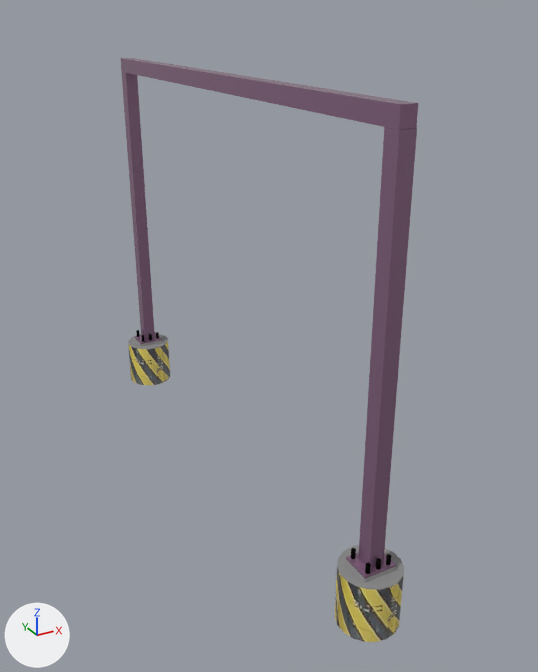
An edit to the Blender file blender/loww-vds-gantry.blend, drawn before and after from the same camera.
Rendered twice from a 50 mm lens placed at (-4.16, -8.72, 6.41), pointed at (0.33, -0.56, 2.33). Every picture has the same lights, and +X, +Y and +Z are marked at lower left.

In view in the first picture: 'foot', 'foot.001', 'mast', 'mast.001', 'mast.002'.
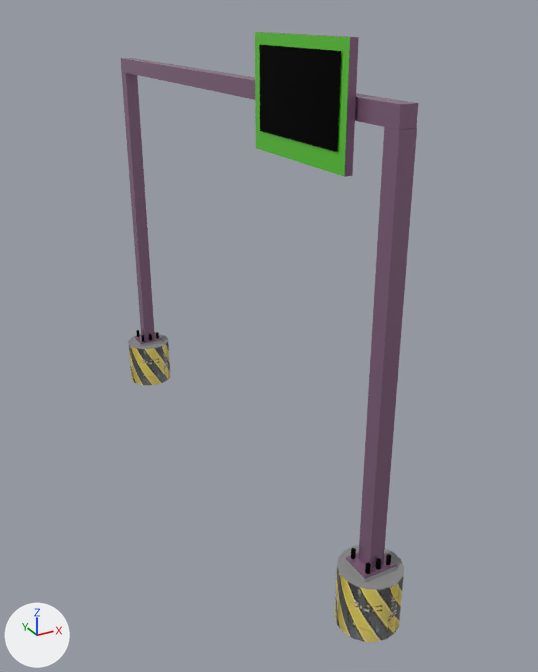
Boxes (x1, y1, x2, y2) around the edits, measured in the pictures (538 x 672 px):
'Cube', added: after (255, 32, 359, 177)
    faces in mat_rubber (black #000000): (259, 45, 341, 152)
    faces in mat_yellow (green #6ae73b): (255, 32, 350, 176)
    faces in mat_metal1 (purple #967190): (262, 32, 359, 177)
'mast.002', deleted (purple): before (121, 58, 418, 130)
'foot.001', deleted: before (128, 342, 170, 385)
part 1 of me_cylinder, added (purple): after (121, 58, 418, 130)
'mast.001', unchanged, covered by the edit: before (122, 72, 168, 349)

Diff of the bpy script that builds the scene:
```diff
--- a/blender/loww-vds-gantry.blend.py
+++ b/blender/loww-vds-gantry.blend.py
@@ mat_yellow @@
+mat_yellow = principled_material('yellow')
+mat_yellow.base_color = (0.143, 0.8, 0.044)  # green #6ae73b
+mat_yellow.metallic = 0.411
+mat_yellow.roughness = 0.0719
+mat_yellow.specular_ior_level = 0.884
@@ me_cylinder @@
 # used by ob_mast; location = (0.0, -3.5, 0.37); scale = (0.371, 0.371, 0.371)
-me_cylinder.from_pydata(...)  # 39 vertices, 20 faces; spans x -0.98..0.98, y -1.0..1.0, z 1.0..13.75
+me_cylinder.from_pydata(...)  # 374 vertices, 202 faces; spans x -0.98..0.98, y -1.0..19.88, z 1.0..14.31
+# me_cylinder part 1: a new loose piece, a box spanning x -0.25..0.26, y -0.24..19.16, z 13.76..14.31, in mat_metal1 (purple #967190)
+# me_cylinder part 2: the surface is now shaded smooth
 me_cylinder.materials.append(mat_concrete)
 me_cylinder.materials.append(mat_metal1)
+me_cylinder.materials.append(mat_rubber)  # black #000000
@@ me_cube @@
+me_cube.from_pydata([(-1.0, -1.0, -1.0), (-1.0, -1.0, 1.0), (-1.0, 1.0, -1.0), (-1.0, 1.0, 1.0), (1.0, -1.0, -1.0), (1.0, -1.0, 1.0), (1.0, 1.0, -1.0), (1.0, 1.0, 1.0), (-1.25, -0.87, 0.8), (-1.25, -0.87, -0.66), (-1.25, 0.86, 0.8), (-1.25, 0.86, -0.66)], [], [(0, 1, 3, 2), (2, 3, 7, 6), (6, 7, 5, 4), (4, 5, 1, 0), (2, 6, 4, 0), (7, 3, 1, 5), (8, 10, 11, 9)])
+for i in [0]: me_cube.polygons[i].material_index = 1
+for i in [6]: me_cube.polygons[i].material_index = 2
+me_cube.materials.append(mat_metal1)  # purple #967190
+me_cube.materials.append(mat_yellow)  # green #6ae73b
+me_cube.materials.append(mat_rubber)  # black #000000
@@ ob_foot_001 @@
-ob_foot_001 = bpy.data.objects.new('foot.001', me_cylinder_005)
-ob_foot_001.location = (0.0, 3.5, 0.37)
-ob_foot_001.scale = (0.371, 0.371, 0.371)
@@ ob_mast_002 @@
-ob_mast_002 = bpy.data.objects.new('mast.002', me_cylinder_006)
-ob_mast_002.location = (0.0, 1.51, 5.57)
-ob_mast_002.rotation_euler = (1.571, 0.0, 0.0)  # degrees (90, 0, 0)
-ob_mast_002.scale = (0.371, 0.371, 0.371)
@@ ob_cube @@
+ob_cube = bpy.data.objects.new('Cube', me_cube)
+ob_cube.location = (-0.16, -2.11, 5.58)
+ob_cube.scale = (0.0453, 0.878, 0.6)
```
